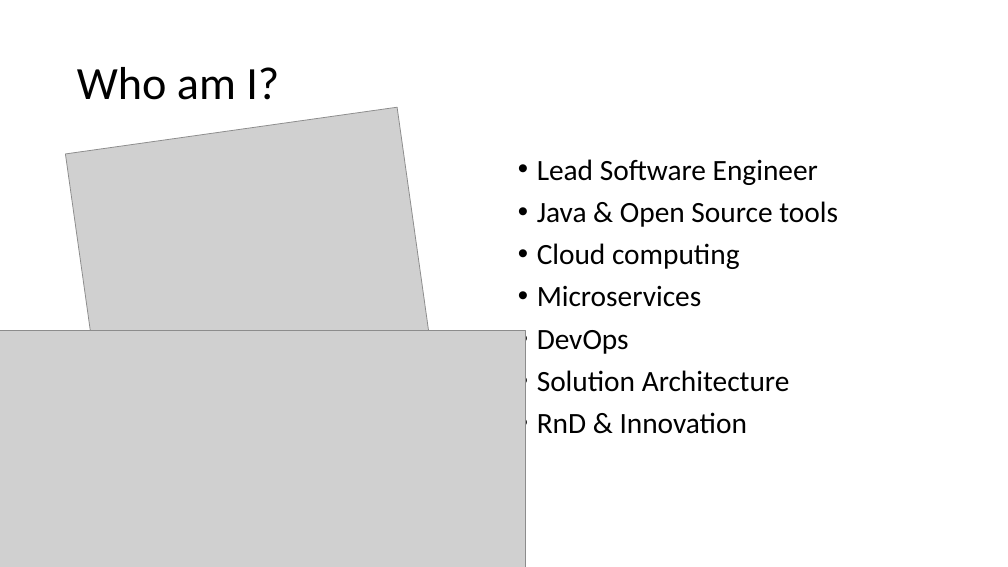
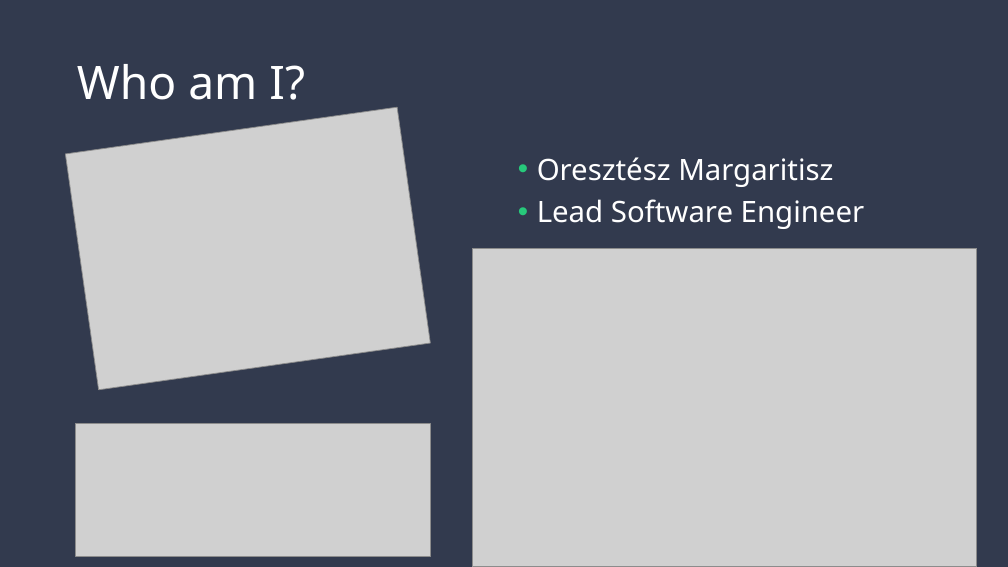
Before and after one commit to ITForumHungary/ITForum2016-DevOps, a slide deck: slide 2 of IT_Forum_Budapest-DCOS.pptx. Drawn at 1008x567 pixels with LibreOffice and Linux fonts; fonts in the diff are those of the drawing; grey boxes stand for pictures. Boxes give left, top, right and bottom in pixels: in the first picture for what was removed or moved away, otherwise in the second. Text is boxed around its words. In the diff, an @@ line names an element or a change of style, - is before the commit and + after.

```diff
--- a/IT_Forum_Budapest-DCOS.pptx
+++ b/IT_Forum_Budapest-DCOS.pptx
@@ background #FFFFFF to #323A4E @@
@@ title "Who am I?" at [77,64,305,100]: font Calibri to Noto Sans, text colour #000000 to #FFFFFF @@
@@ text at [537,157,833,187]: paragraph added @@
+• Oresztész Margaritisz
@@ text at [537,201,838,434]: paragraphs removed @@
-• Java & Open Source tools
-• Cloud computing
-• Microservices
-• DevOps
-• Solution Architecture
-• RnD & Innovation
@@ text at [537,199,865,229]: font Calibri to Noto Sans, text colour #000000 to #FFFFFF in "Lead Software Engineer" @@
@@ picture added at [472,249,977,567] @@
@@ picture: place and size @@
-picture at [0,331,526,567]
+picture at [76,423,430,557]
```
Also in this commit, not shown: 7 other slides changed, 8 slides added, 8 slides removed.
